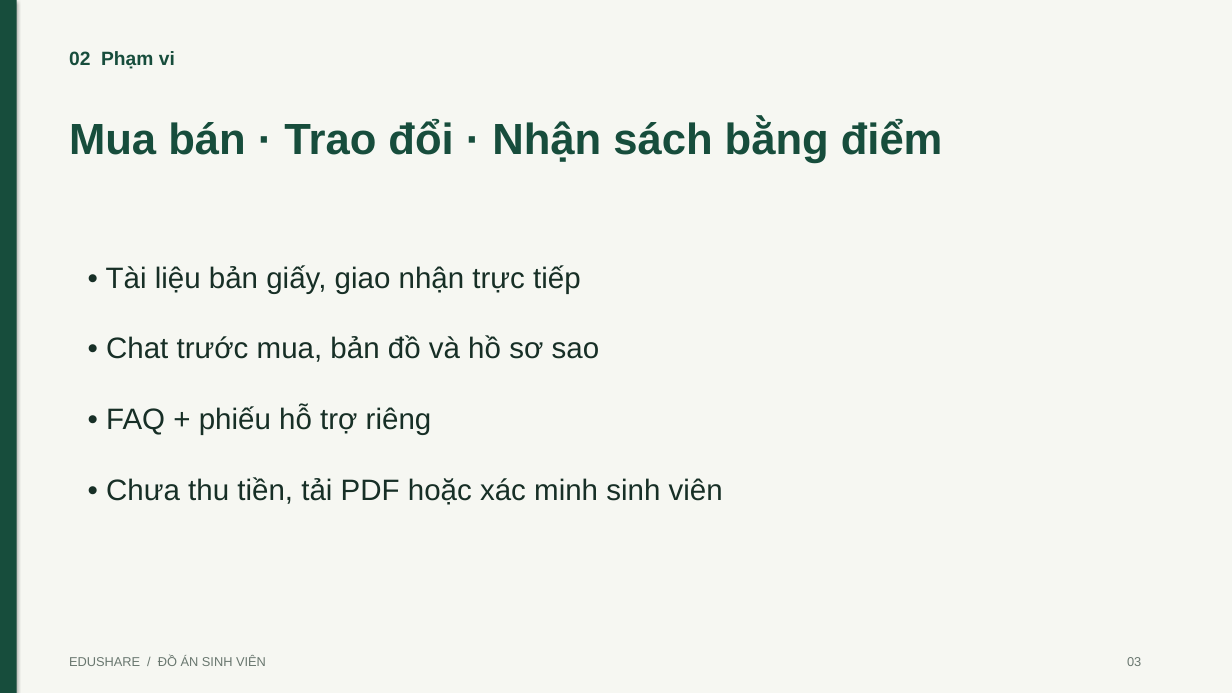
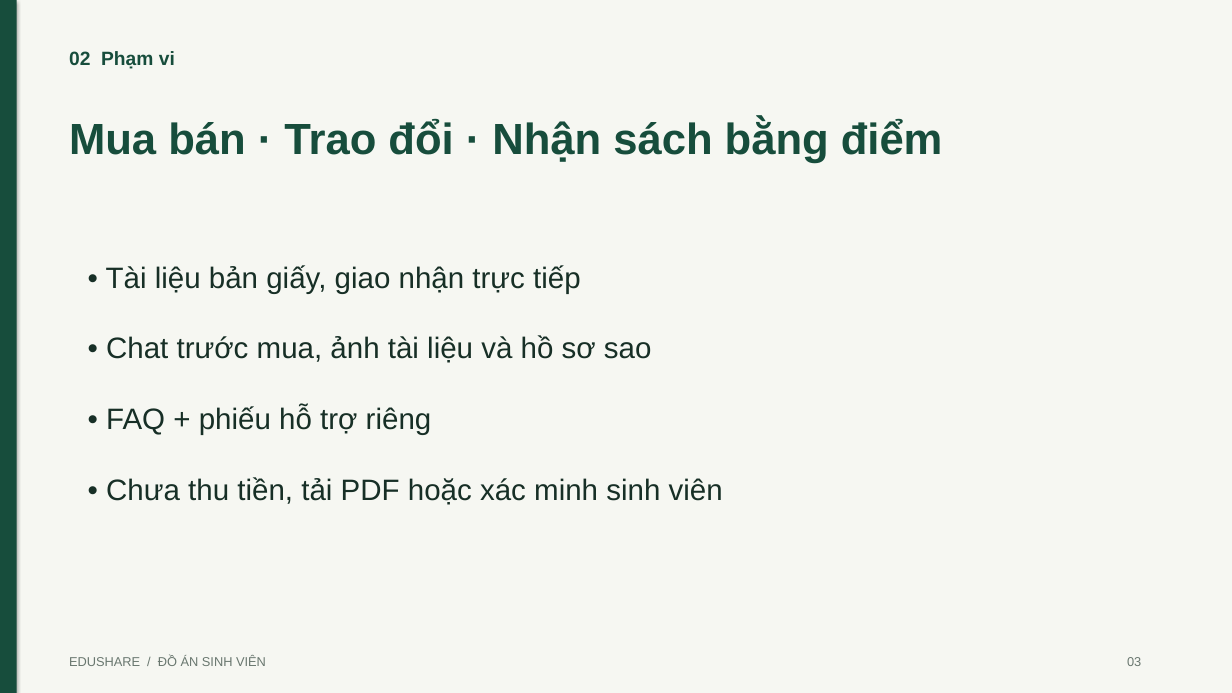
Before and after one commit to TanTai08/AppEduShare, a slide deck: slide 3 of docs/EduShare_Thuyet_Trinh.pptx. Drawn at 1232x693 pixels with LibreOffice and Linux fonts; fonts in the diff are those of the drawing. Boxes give left, top, right and bottom in pixels: in the first picture for what was removed or moved away, otherwise in the second. Text is boxed around its words. In the diff, an @@ line names an element or a change of style, - is before the commit and + after.

```diff
--- a/docs/EduShare_Thuyet_Trinh.pptx
+++ b/docs/EduShare_Thuyet_Trinh.pptx
@@ text at (x1=106, y1=335, x2=652, y2=363): text changed @@
-• Chat trước mua, bản đồ và hồ sơ sao
+• Chat trước mua, ảnh tài liệu và hồ sơ sao
```
Also in this commit, not shown: 5 other slides changed, 37 other files.
